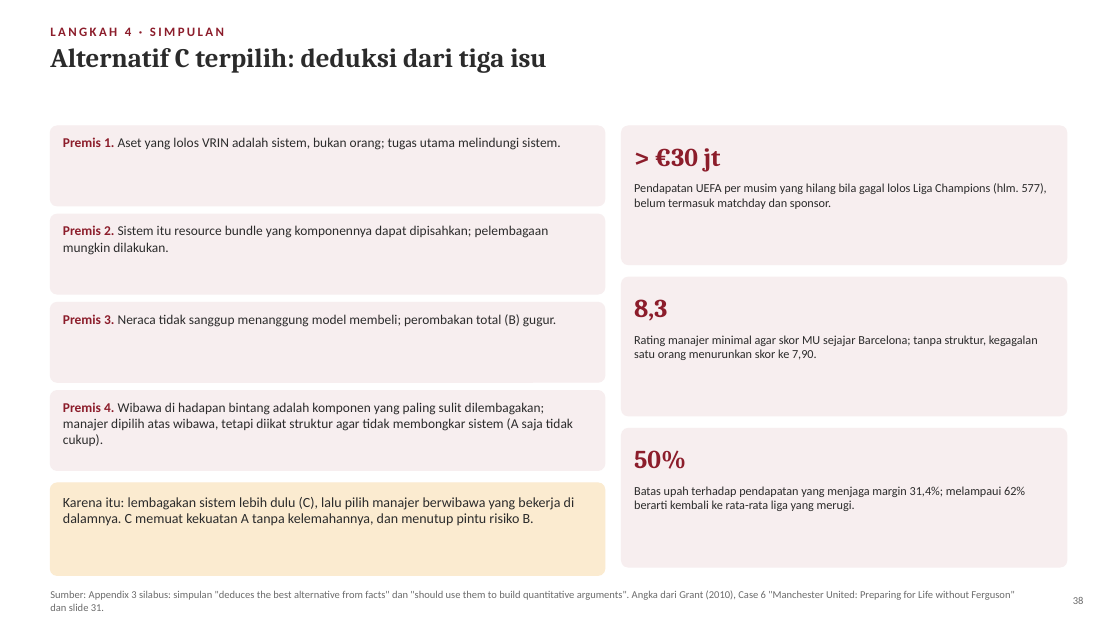
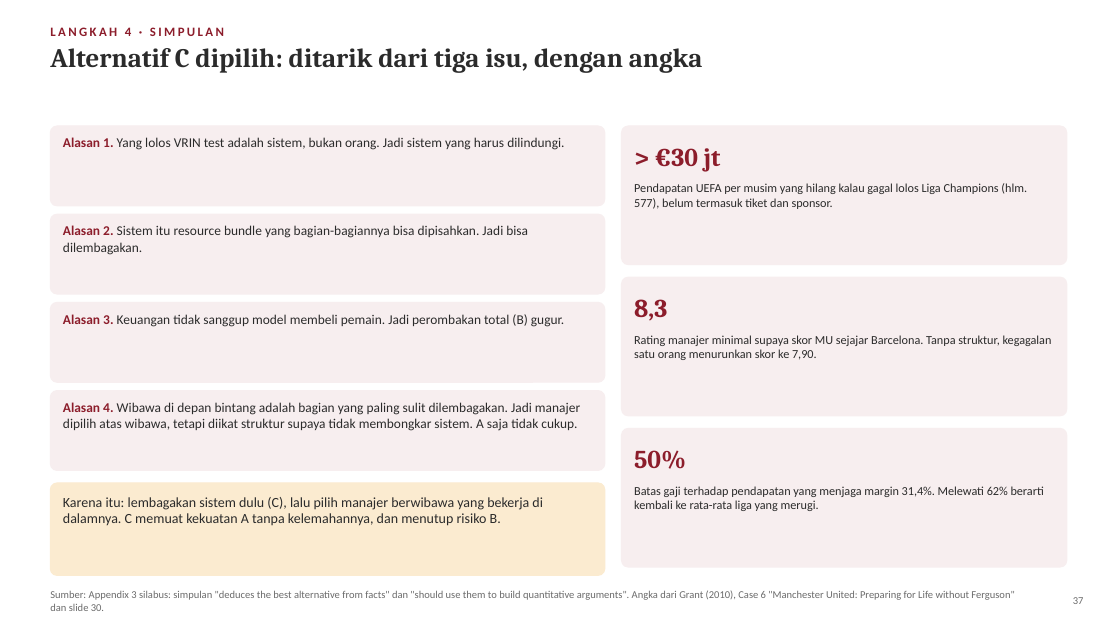
Before and after one commit to aslihabnuri/Dom-Manipulation, a slide deck: slide 37 of materi-strategic-management/presentasi/SMJKT_Group 4_Case Manchester United.pptx (slide 38 before the commit). Drawn at 1120x630 pixels with LibreOffice and Linux fonts; fonts in the diff are those of the drawing. Boxes give left, top, right and bottom in pixels: in the first picture for what was removed or moved away, otherwise in the second. Text is boxed around its words. In the diff, an @@ line names an element or a change of style, - is before the commit and + after.

```diff
--- a/materi-strategic-management/presentasi/SMJKT_Group 4_Case Manchester United.pptx
+++ b/materi-strategic-management/presentasi/SMJKT_Group 4_Case Manchester United.pptx
@@ text at [50, 48, 703, 73]: text changed @@
-Alternatif C terpilih: deduksi dari tiga isu
+Alternatif C dipilih: ditarik dari tiga isu, dengan angka
@@ text at [63, 137, 564, 150]: text changed @@
-Premis 1. Aset yang lolos VRIN adalah sistem, bukan orang; tugas utama melindungi sistem.
+Alasan 1. Yang lolos VRIN test adalah sistem, bukan orang. Jadi sistem yang harus dilindungi.
@@ text at [634, 183, 1027, 209]: text changed @@
-Pendapatan UEFA per musim yang hilang bila gagal lolos Liga Champions (hlm. 577), belum termasuk matchday dan sponsor.
+Pendapatan UEFA per musim yang hilang kalau gagal lolos Liga Champions (hlm. 577), belum termasuk tiket dan sponsor.
@@ text at [63, 225, 528, 255]: text changed @@
-Premis 2. Sistem itu resource bundle yang komponennya dapat dipisahkan; pelembagaan mungkin dilakukan.
+Alasan 2. Sistem itu resource bundle yang bagian-bagiannya bisa dipisahkan. Jadi bisa dilembagakan.
@@ text at [63, 314, 564, 327]: text changed @@
-Premis 3. Neraca tidak sanggup menanggung model membeli; perombakan total (B) gugur.
+Alasan 3. Keuangan tidak sanggup model membeli pemain. Jadi perombakan total (B) gugur.
@@ text at [634, 335, 1052, 360]: text changed @@
-Rating manajer minimal agar skor MU sejajar Barcelona; tanpa struktur, kegagalan satu orang menurunkan skor ke 7,90.
+Rating manajer minimal supaya skor MU sejajar Barcelona. Tanpa struktur, kegagalan satu orang menurunkan skor ke 7,90.
@@ text at [63, 402, 580, 431]: text changed @@
-Premis 4. Wibawa di hadapan bintang adalah komponen yang paling sulit dilembagakan; manajer dipilih atas wibawa, tetapi diikat struktur agar tidak membongkar sistem (A saja tidak cukup).
+Alasan 4. Wibawa di depan bintang adalah bagian yang paling sulit dilembagakan. Jadi manajer dipilih atas wibawa, tetapi diikat struktur supaya tidak membongkar sistem. A saja tidak cukup.
@@ text at [63, 497, 543, 526]: text changed @@
-Karena itu: lembagakan sistem lebih dulu (C), lalu pilih manajer berwibawa yang bekerja di dalamnya. C memuat kekuatan A tanpa kelemahannya, dan menutup pintu risiko B.
+Karena itu: lembagakan sistem dulu (C), lalu pilih manajer berwibawa yang bekerja di dalamnya. C memuat kekuatan A tanpa kelemahannya, dan menutup risiko B.
@@ text at [634, 486, 1044, 511]: text changed @@
-Batas upah terhadap pendapatan yang menjaga margin 31,4%; melampaui 62% berarti kembali ke rata-rata liga yang merugi.
+Batas gaji terhadap pendapatan yang menjaga margin 31,4%. Melewati 62% berarti kembali ke rata-rata liga yang merugi.
@@ text at [50, 590, 1014, 611]: text changed @@
-Sumber: Appendix 3 silabus: simpulan "deduces the best alternative from facts" dan "should use them to build quantitative arguments". Angka dari Grant (2010), Case 6 "Manchester United: Preparing for Life without Ferguson" dan slide 31.
+Sumber: Appendix 3 silabus: simpulan "deduces the best alternative from facts" dan "should use them to build quantitative arguments". Angka dari Grant (2010), Case 6 "Manchester United: Preparing for Life without Ferguson" dan slide 30.
@@ text at [1073, 597, 1084, 604]: text changed @@
-38
+37
```
Also in this commit, not shown: 38 other slides changed, 1 slide added, 4 slides removed, 2 other files.
